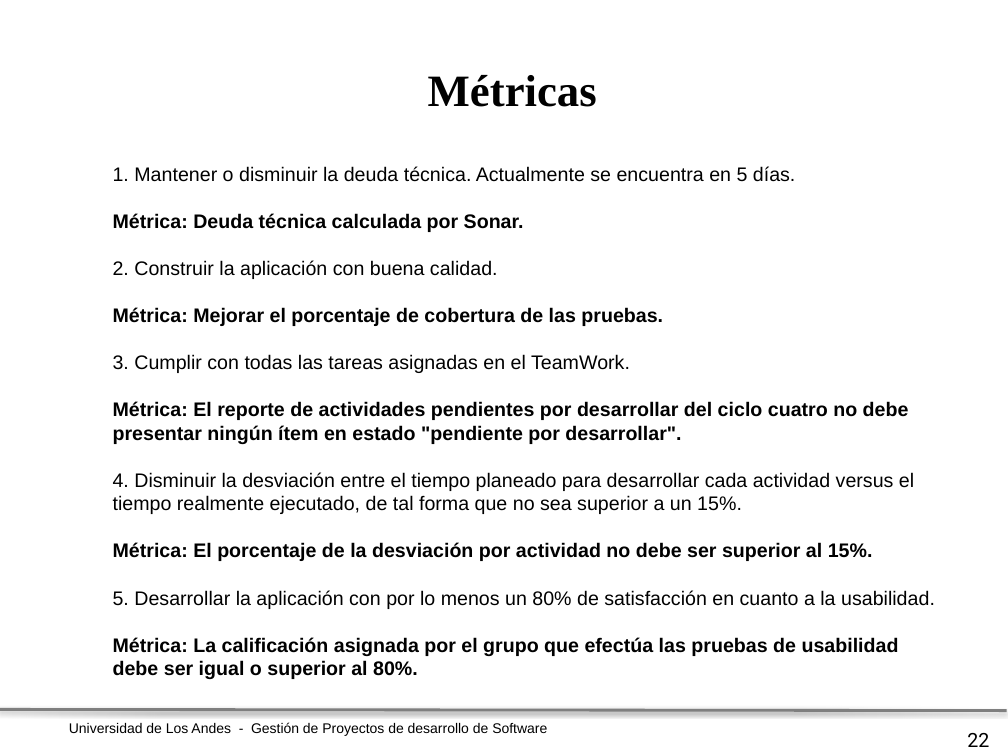
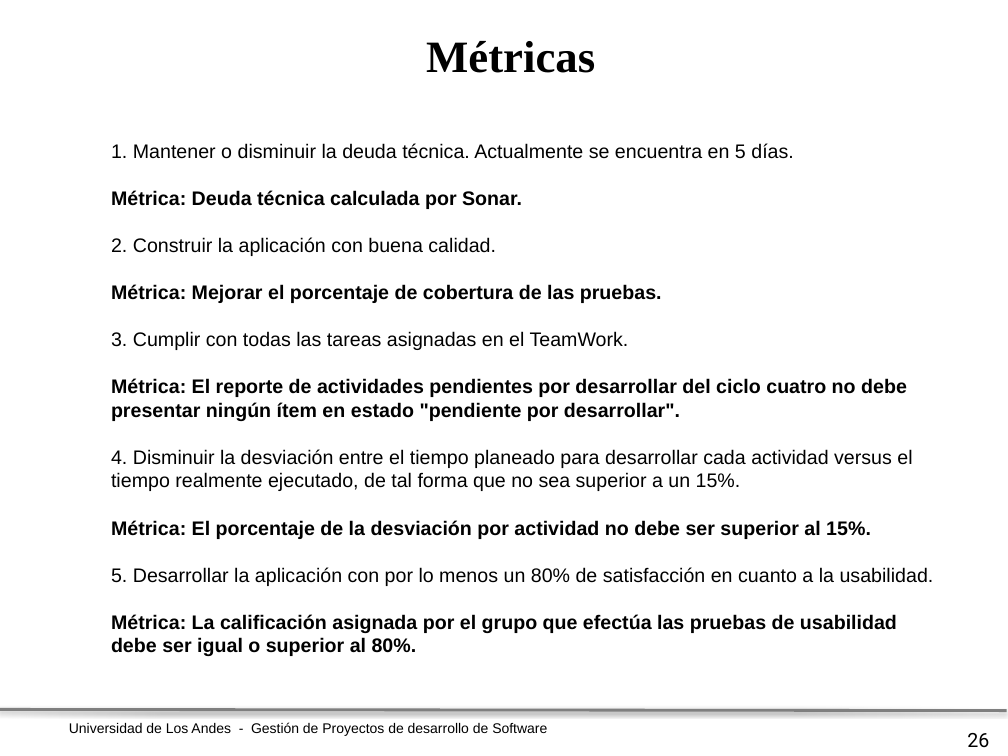
Before and after one commit to Uniandes-MISO4203-backup/stamps-201620, a slide deck: slide 26 of imgs/Presentacion Producto Ciclo4_Grupo3.pptx (slide 22 before the commit). Drawn at 1008x756 pixels with LibreOffice and Linux fonts; fonts in the diff are those of the drawing; background and template pictures are left out. Boxes give left, top, right and bottom in pixels: in the first picture for what was removed or moved away, otherwise in the second. Text is boxed around its words. In the diff, an @@ line names an element or a change of style, - is before the commit and + after.

```diff
--- a/imgs/Presentacion Producto Ciclo4_Grupo3.pptx
+++ b/imgs/Presentacion Producto Ciclo4_Grupo3.pptx
@@ text "Métricas": place and size @@
-text "Métricas" at [428, 75, 597, 107]
+text "Métricas" at [426, 41, 595, 73]
@@ text "1. Mantener o disminuir la ...": place and size @@
-text "1. Mantener o disminuir la ..." at [113, 166, 935, 679]
+text "1. Mantener o disminuir la ..." at [111, 143, 934, 656]
@@ page number at [967, 733, 989, 748]: text changed @@
-22
+26
```
Also in this commit, not shown: 3 other slides changed, 4 slides added.
